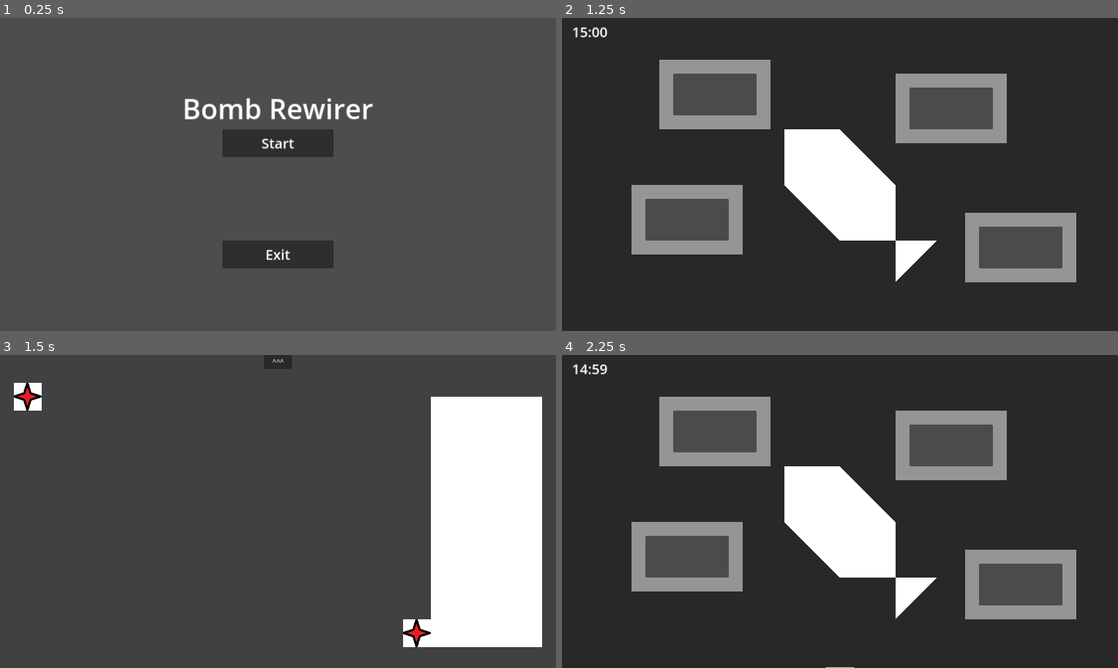
Above: before the commit, frames 1-4 (two rows, left to right).
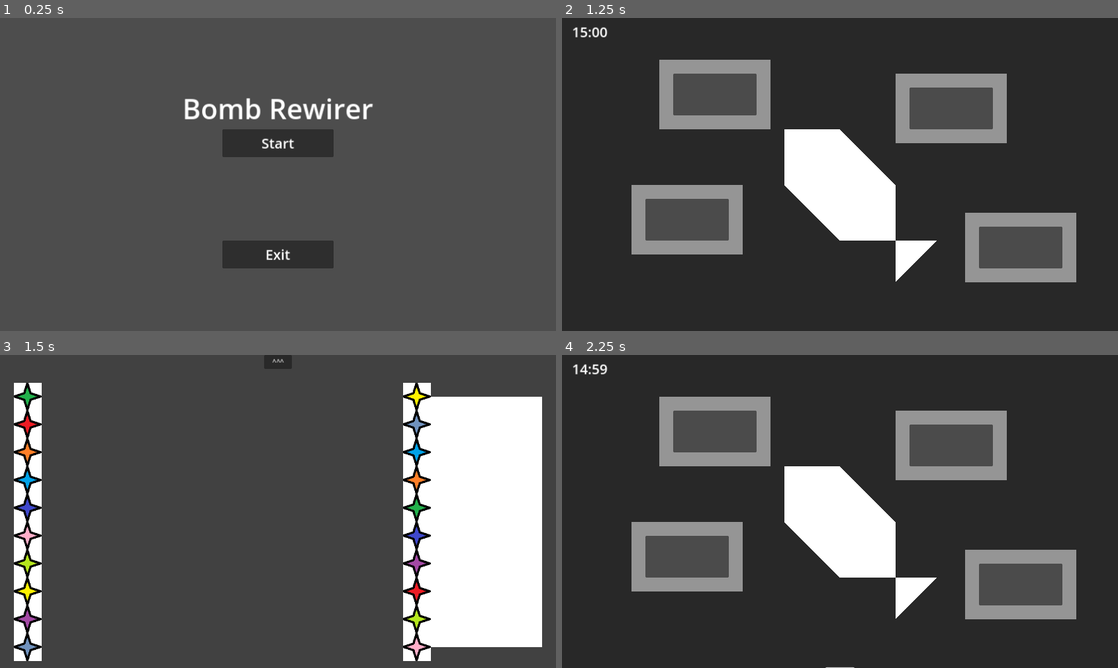
Above: after the commit, the same moments.

Repository: Piqulsky/BombRewirer
Game: Godot game, scene res://Scenes/start_scene.tscn
The game is run twice, just before and just after one commit, with the same random seed, the same clock (stepped at 60 frames per second) and the same inputs.
Inputs (mouse positions are in pixels of both pictures, inside the frame that each line leads up to):
- Up to frame 1 (0.25 s): no input
- Up to frame 2 (1.25 s): click "Start" at 0.5 s
- Up to frame 3 (1.5 s): click (155, 430) at 1.27 s
- Up to frame 4 (2.25 s): click "^^^" at 2 s

Frames 1-2 are identical in both runs. In frame 3, 8.2% of the frame differs, in the area x 2-78%, y 8-98%; in frame 4, nothing differs.

Commit message:
ReAttach functionality

Diff:
--- /dev/null
+++ b/Scenes/Main/ReAttach/attach_entry.tscn
@@ -0,0 +1,17 @@
+[gd_scene load_steps=3 format=3 uid="uid://csa8kdh1phgoq"]
+
+[ext_resource type="Texture2D" uid="uid://dis715n0jhdxi" path="res://Textures/1.png" id="1_hb030"]
+
+[sub_resource type="RectangleShape2D" id="RectangleShape2D_tiv55"]
+size = Vector2(64, 64)
+
+[node name="AttachEntry" type="Node2D"]
+position = Vector2(-32, 0)
+
+[node name="ReAttachSprite2D" type="Sprite2D" parent="."]
+texture = ExtResource("1_hb030")
+
+[node name="ReAttachArea2D" type="Area2D" parent="ReAttachSprite2D"]
+
+[node name="CollisionShape2D" type="CollisionShape2D" parent="ReAttachSprite2D/ReAttachArea2D"]
+shape = SubResource("RectangleShape2D_tiv55")
--- /dev/null
+++ b/Scenes/Main/ReAttach/cabel.tscn
@@ -0,0 +1,28 @@
+[gd_scene load_steps=3 format=3 uid="uid://bq6x86o15c741"]
+
+[ext_resource type="Script" path="res://Scripts/Main/ReAttach/cabel.gd" id="1_0qehi"]
+[ext_resource type="Texture2D" uid="uid://dis715n0jhdxi" path="res://Textures/1.png" id="2_waqwc"]
+
+[node name="Cabel" type="Node2D" node_paths=PackedStringArray("reAttach")]
+script = ExtResource("1_0qehi")
+reAttach = NodePath("")
+
+[node name="CabelSprite2D" type="Sprite2D" parent="."]
+position = Vector2(32, 32)
+texture = ExtResource("2_waqwc")
+
+[node name="CableButton" type="Button" parent="."]
+modulate = Color(1, 1, 1, 0)
+offset_right = 64.0
+offset_bottom = 64.0
+
+[node name="Line2D" type="Line2D" parent="."]
+texture_repeat = 2
+position = Vector2(32, 32)
+points = PackedVector2Array(0, 0, 0, 0)
+width = 32.0
+texture = ExtResource("2_waqwc")
+texture_mode = 1
+
+[connection signal="button_down" from="CableButton" to="." method="_on_cable_button_button_down"]
+[connection signal="button_up" from="CableButton" to="." method="_on_cable_button_button_up"]
--- a/Scenes/Main/bomb_panel.tscn
+++ b/Scenes/Main/bomb_panel.tscn
@@ -15,6 +15,7 @@
 position = Vector2(352, 168)
 script = ExtResource("1_fwse1")
 enterAnimationName = "panel1_enter"
+completeSignalName = "complete_re_attach"
 
 [node name="PanelSprite" type="Sprite2D" parent="Panel1"]
 
@@ -32,6 +33,7 @@
 position = Vector2(896, 200)
 script = ExtResource("1_fwse1")
 enterAnimationName = "panel2_enter"
+completeSignalName = "complete_energy_cut"
 
 [node name="PanelSprite" type="Sprite2D" parent="Panel2"]
 
@@ -49,6 +51,7 @@
 position = Vector2(288, 456)
 script = ExtResource("1_fwse1")
 enterAnimationName = "panel3_enter"
+completeSignalName = "complete_element_replace"
 
 [node name="PanelSprite" type="Sprite2D" parent="Panel3"]
 
@@ -66,6 +69,7 @@
 position = Vector2(1056, 520)
 script = ExtResource("1_fwse1")
 enterAnimationName = "panel4_enter"
+completeSignalName = "complete_catalyst_replace"
 
 [node name="PanelSprite" type="Sprite2D" parent="Panel4"]
 
--- a/Scenes/Main/re_attach_scene.tscn
+++ b/Scenes/Main/re_attach_scene.tscn
@@ -1,13 +1,10 @@
-[gd_scene load_steps=5 format=3 uid="uid://b7x6g0vuiau5t"]
+[gd_scene load_steps=3 format=3 uid="uid://b7x6g0vuiau5t"]
 
 [ext_resource type="Script" path="res://Scripts/Main/back_button.gd" id="1_75jc3"]
-[ext_resource type="Texture2D" uid="uid://dis715n0jhdxi" path="res://Textures/1.png" id="2_i1kci"]
-[ext_resource type="Script" path="res://Scripts/Main/ReAttach/cabel.gd" id="2_lpwdr"]
-
-[sub_resource type="RectangleShape2D" id="RectangleShape2D_rj2eb"]
-size = Vector2(64, 64)
+[ext_resource type="Script" path="res://Scripts/Main/ReAttach/re_attach_scene.gd" id="1_q28r1"]
 
 [node name="ReAttachScene" type="Node2D"]
+script = ExtResource("1_q28r1")
 
 [node name="BackgroundSprite2D" type="Sprite2D" parent="."]
 
@@ -25,28 +22,6 @@
 
 [node name="AttachedCabels" type="Node2D" parent="."]
 
-[node name="Cabel1" type="Node2D" parent="AttachedCabels" node_paths=PackedStringArray("reAttach")]
-position = Vector2(32, 64)
-script = ExtResource("2_lpwdr")
-reAttach = NodePath("../../ReAttachmentDevice/AttachEntry1/ReAttachSprite2D/ReAttachArea2D")
-
-[node name="CabelSprite2D" type="Sprite2D" parent="AttachedCabels/Cabel1"]
-position = Vector2(32, 32)
-texture = ExtResource("2_i1kci")
-
-[node name="CableButton" type="Button" parent="AttachedCabels/Cabel1"]
-modulate = Color(1, 1, 1, 0)
-offset_right = 64.0
-offset_bottom = 64.0
-
-[node name="Line2D" type="Line2D" parent="AttachedCabels/Cabel1"]
-texture_repeat = 2
-position = Vector2(32, 32)
-points = PackedVector2Array(0, 0, 0, 0)
-width = 64.0
-texture = ExtResource("2_i1kci")
-texture_mode = 1
-
 [node name="ReAttachmentDevice" type="Node2D" parent="."]
 position = Vector2(992, 96)
 
@@ -55,17 +30,4 @@
 [node name="DEBUG_DevicePolygon2D" type="Polygon2D" parent="ReAttachmentDevice"]
 polygon = PackedVector2Array(0, 0, 256, 0, 256, 576, 0, 576)
 
-[node name="AttachEntry1" type="Node2D" parent="ReAttachmentDevice"]
-
-[node name="ReAttachSprite2D" type="Sprite2D" parent="ReAttachmentDevice/AttachEntry1"]
-position = Vector2(-32, 544)
-texture = ExtResource("2_i1kci")
-
-[node name="ReAttachArea2D" type="Area2D" parent="ReAttachmentDevice/AttachEntry1/ReAttachSprite2D"]
-
-[node name="CollisionShape2D" type="CollisionShape2D" parent="ReAttachmentDevice/AttachEntry1/ReAttachSprite2D/ReAttachArea2D"]
-shape = SubResource("RectangleShape2D_rj2eb")
-
 [connection signal="button_down" from="BackButton" to="BackButton" method="_on_button_down"]
-[connection signal="button_down" from="AttachedCabels/Cabel1/CableButton" to="AttachedCabels/Cabel1" method="_on_cable_button_button_down"]
-[connection signal="button_up" from="AttachedCabels/Cabel1/CableButton" to="AttachedCabels/Cabel1" method="_on_cable_button_button_up"]
--- a/Scripts/Main/ReAttach/cabel.gd
+++ b/Scripts/Main/ReAttach/cabel.gd
@@ -9,6 +9,11 @@
 	reAttach.mouse_entered.connect(_on_mouse_entered_re_attach_area)
 	reAttach.mouse_exited.connect(_on_mouse_exited_re_attach_area)
 
+func load_params(texture :Texture2D, position :Vector2, reAttach :Area2D):
+	$CabelSprite2D.texture = texture
+	$Line2D.texture = texture
+	self.position = position
+	self.reAttach = reAttach
 
 # Called every frame. 'delta' is the elapsed time since the previous frame.
 func _physics_process(delta):
@@ -25,6 +30,9 @@
 	var mouse = get_viewport().get_mouse_position()
 	if inArea:
 		$Line2D.points[0] = reAttach.global_position - position - Vector2($Line2D.width/2, $Line2D.width/2)
+		Globals.cablesReAttached += 1
+		if Globals.cablesReAttached == 10:
+			Globals.complete_re_attach.emit()
 	else:
 		$Line2D.points[0] = Vector2(0, 0)
 
--- /dev/null
+++ b/Scripts/Main/ReAttach/re_attach_scene.gd
@@ -0,0 +1,34 @@
+extends Node2D
+
+var Cabel = preload("res://Scenes/Main/ReAttach/cabel.tscn")
+var AttachEntry = preload("res://Scenes/Main/ReAttach/attach_entry.tscn")
+
+# Called when the node enters the scene tree for the first time.
+func _ready():
+	var images = [load("res://Textures/1.png"),load("res://Textures/2.png"),load("res://Textures/3.png"),load("res://Textures/4.png"),load("res://Textures/5.png"),\
+		load("res://Textures/6.png"),load("res://Textures/7.png"),load("res://Textures/8.png"),load("res://Textures/9.png"),load("res://Textures/10.png")]
+	var randIndexCabel = [-1,-1,-1,-1,-1,-1,-1,-1,-1,-1]
+	var randIndexAttach = [-1,-1,-1,-1,-1,-1,-1,-1,-1,-1]
+	randomize()
+	for i in range(len(images)):
+		var r = -1
+		while randIndexCabel.find(r) != -1:
+			r = randi() % 10
+		randIndexCabel[i] = r
+		r = -1
+		while randIndexAttach.find(r) != -1:
+			r = randi() % 10
+		randIndexAttach[i] = r
+	for i in range(len(images)):
+		var c = Cabel.instantiate()
+		var a = AttachEntry.instantiate()
+		a.position = Vector2(-32, randIndexAttach[i]*64)
+		a.get_node("ReAttachSprite2D").texture = images[i]
+		c.load_params(images[i], Vector2(32, (randIndexCabel[i] * 64)+64), a.get_node("ReAttachSprite2D/ReAttachArea2D"))
+		$ReAttachmentDevice.add_child(a)
+		$AttachedCabels.add_child(c)
+
+
+# Called every frame. 'delta' is the elapsed time since the previous frame.
+func _process(delta):
+	pass
--- a/Scripts/Main/panel.gd
+++ b/Scripts/Main/panel.gd
@@ -1,10 +1,11 @@
 extends Node2D
 
 @export var enterAnimationName :String
+@export var completeSignalName :String
 
 # Called when the node enters the scene tree for the first time.
 func _ready():
-	pass # Replace with function body.
+	Globals[completeSignalName].connect(_complete)
 
 
 # Called every frame. 'delta' is the elapsed time since the previous frame.
@@ -13,3 +14,7 @@
 
 func _on_panel_button_button_down():
 	Globals.play_animation.emit(enterAnimationName)
+
+
+func _complete():
+	$DEBUG_PanelSprite.color = Color.GREEN
--- a/Scripts/globals.gd
+++ b/Scripts/globals.gd
@@ -4,6 +4,11 @@
 const MAX_TIME = 900
 
 # GLOBAL VARIABLES
+var cablesReAttached = 0
 
 # GLOBAL SIGNALS
 signal play_animation
+signal complete_re_attach
+signal complete_energy_cut
+signal complete_element_replace
+signal complete_catalyst_replace
